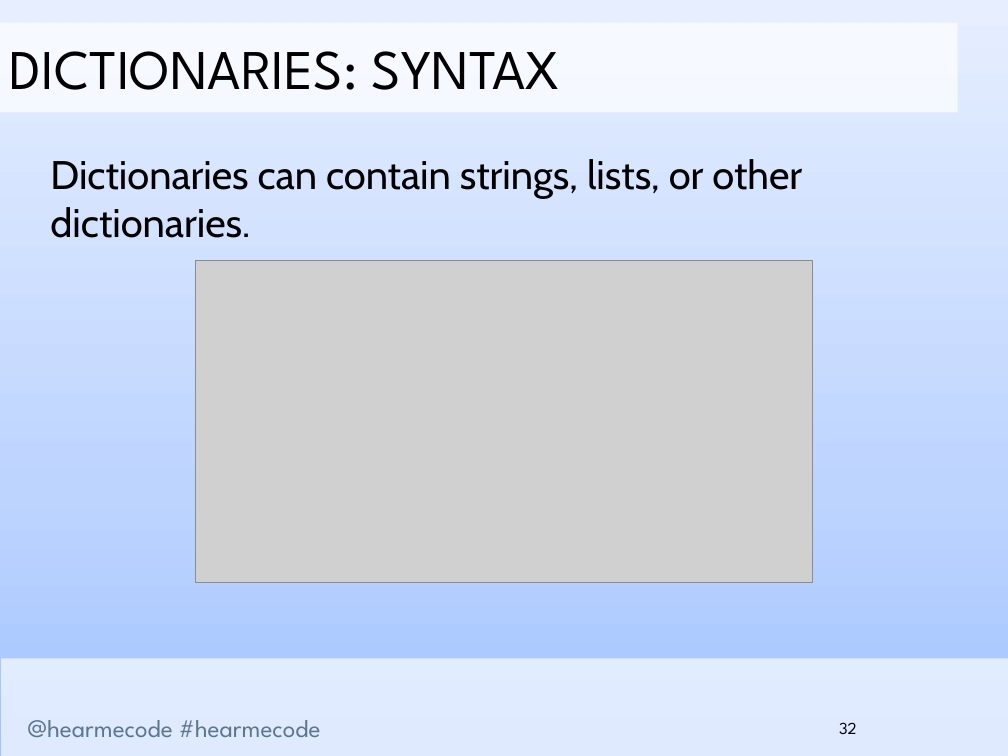
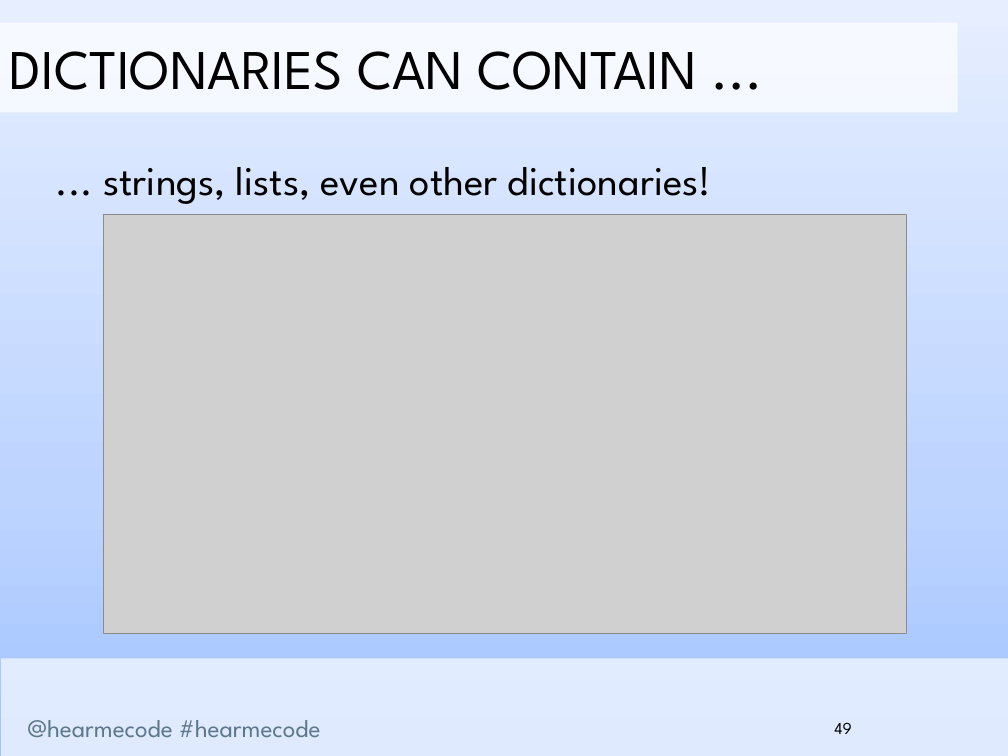
Before and after one commit to hearmecode/slides, a slide deck: slide 49 of Lesson 3/Hear Me Code - File Handling and Dictionaries.pptx (slide 32 before the commit). Drawn at 1008x756 pixels with LibreOffice and Linux fonts; fonts in the diff are those of the drawing; grey boxes stand for pictures; background and template pictures are left out. Boxes give left, top, right and bottom in pixels: in the first picture for what was removed or moved away, otherwise in the second. Text is boxed around its words. In the diff, an @@ line names an element or a change of style, - is before the commit and + after.

```diff
--- a/Lesson 3/Hear Me Code - File Handling and Dictionaries.pptx
+++ b/Lesson 3/Hear Me Code - File Handling and Dictionaries.pptx
@@ text in rectangle at [10,51,697,90]: text changed @@
-DICTIONARIES: SYNTAX
+DICTIONARIES CAN CONTAIN ...
@@ text at [103,167,712,204]: text changed; size 28.5 to 29.1 pt; font Cabin to League Spartan @@
-Dictionaries can contain strings, lists, or other dictionaries.
+... strings, lists, even other dictionaries!
@@ picture: place and size @@
-picture at [196,260,812,582]
+picture at [104,215,906,634]
@@ page number at [834,722,851,734]: text changed @@
-32
+49
```
Also in this commit, not shown: 35 other slides changed, 28 slides added, 6 slides removed, 3 other files.
